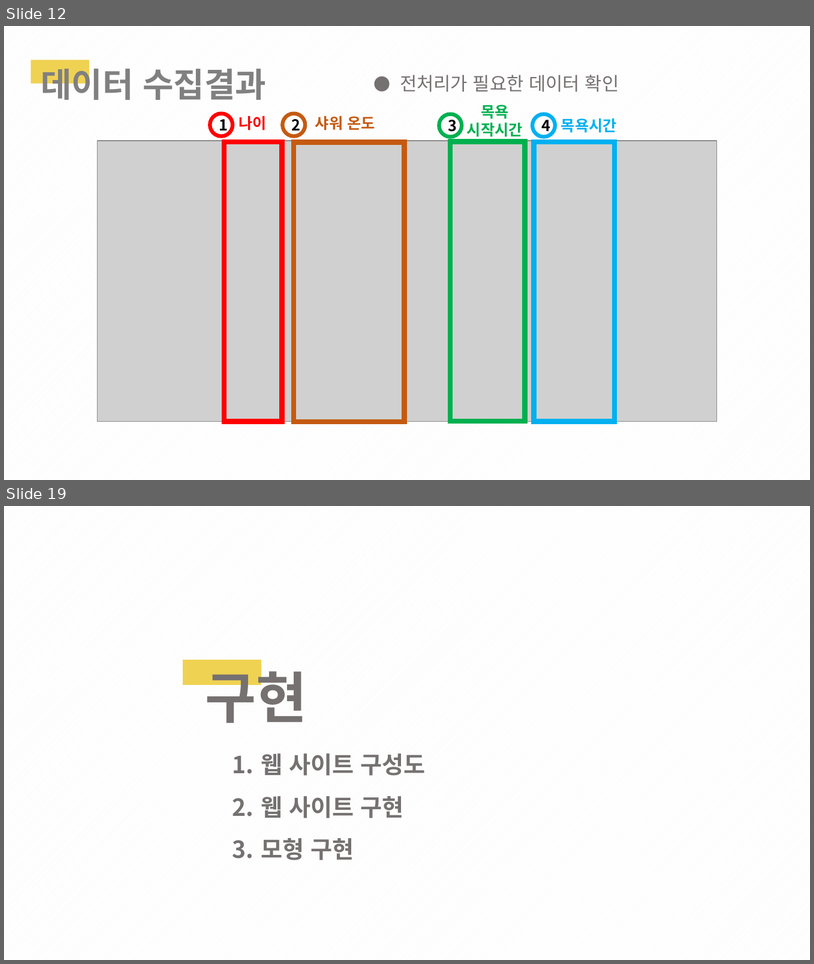
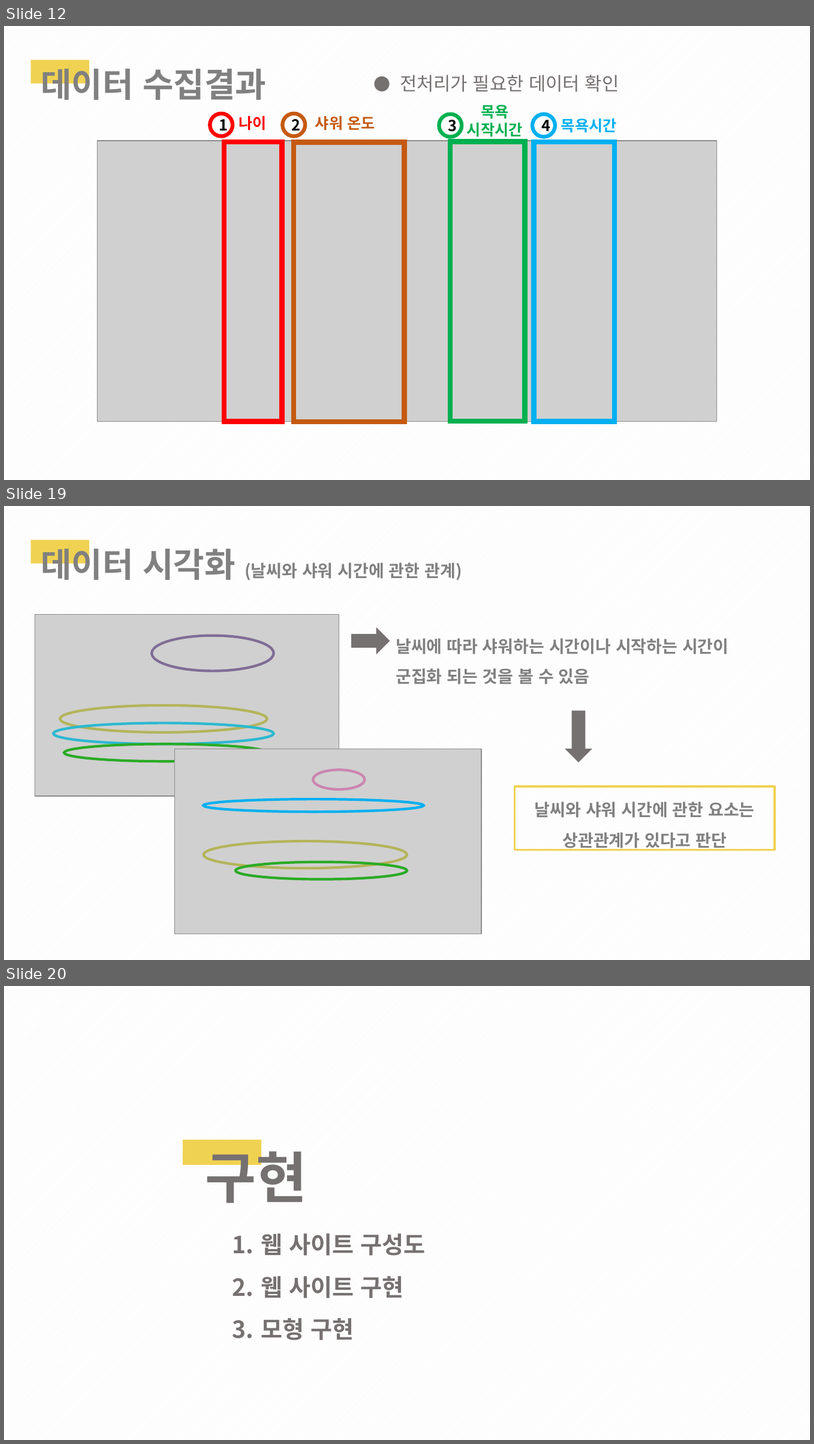
Before and after one commit to 1team-CapstonDesign1/weekly_Report, a slide deck: Week_11/1조_11주차_cd_발표PPT.pptx. Shown one above the other, each under a label of ours: slides 12 and 19 before the commit, slides 12, 19 and 20 after it; the slides between them are not shown. The pictures are 814x964 and 814x1444 pixels, drawn with LibreOffice and Linux fonts; fonts in the diff are those of the drawing; grey boxes stand for pictures. Boxes give left, top, right and bottom in pixels: in the first picture for what was removed or moved away, otherwise in the second. Text is boxed around its words. In the diff, an @@ line names an element or a change of style, - is before the commit and + after.

```diff
--- a/Week_11/1조_11주차_cd_발표PPT.pptx
+++ b/Week_11/1조_11주차_cd_발표PPT.pptx
@@ slide 19 added at [4, 506, 810, 960], background pattern #F2F2F2 on #FFFFFF @@
@@ rectangle added at [30, 540, 89, 564], fill #F0D252 @@
@@ text added at [41, 543, 462, 580], 20 pt, text #808080, bold @@
+데이터 시각화 (날씨와 샤워 시간에 관한 관계)
@@ picture added at [35, 614, 339, 796] @@
@@ right arrow added at [352, 627, 390, 654], fill #767171 @@
@@ ellipse added at [152, 636, 274, 670], outline #806C97 3 pt @@
@@ text added at [396, 638, 729, 684], 20 pt, text #808080, bold @@
+날씨에 따라 샤워하는 시간이나 시작하는 시간이
+군집화 되는 것을 볼 수 있음
@@ ellipse added at [60, 705, 267, 732], outline #B4B459 3 pt @@
@@ right arrow added at [566, 710, 593, 762], fill #767171 @@
@@ ellipse added at [54, 723, 275, 744], outline #2AB9D1 3 pt @@
@@ ellipse added at [64, 744, 267, 761], outline #29AB25 3 pt @@
@@ picture added at [174, 748, 482, 933] @@
@@ ellipse added at [313, 770, 365, 789], outline #CC84B0 3 pt @@
@@ rectangle added at [515, 786, 776, 850], outline #F0D252 2.25 pt, 20 pt, text #808080, bold @@
+날씨와 샤워 시간에 관한 요소는 상관관계가 있다고 판단
@@ ellipse added at [204, 799, 425, 811], outline #00B0F0 3 pt @@
@@ ellipse added at [204, 841, 408, 868], outline #B4B459 3 pt @@
@@ ellipse added at [236, 862, 408, 879], outline #29AB25 3 pt @@
@@ what was slide 19 is now slide 20 @@
```
Also in this commit, not shown: 9 slides changed.
